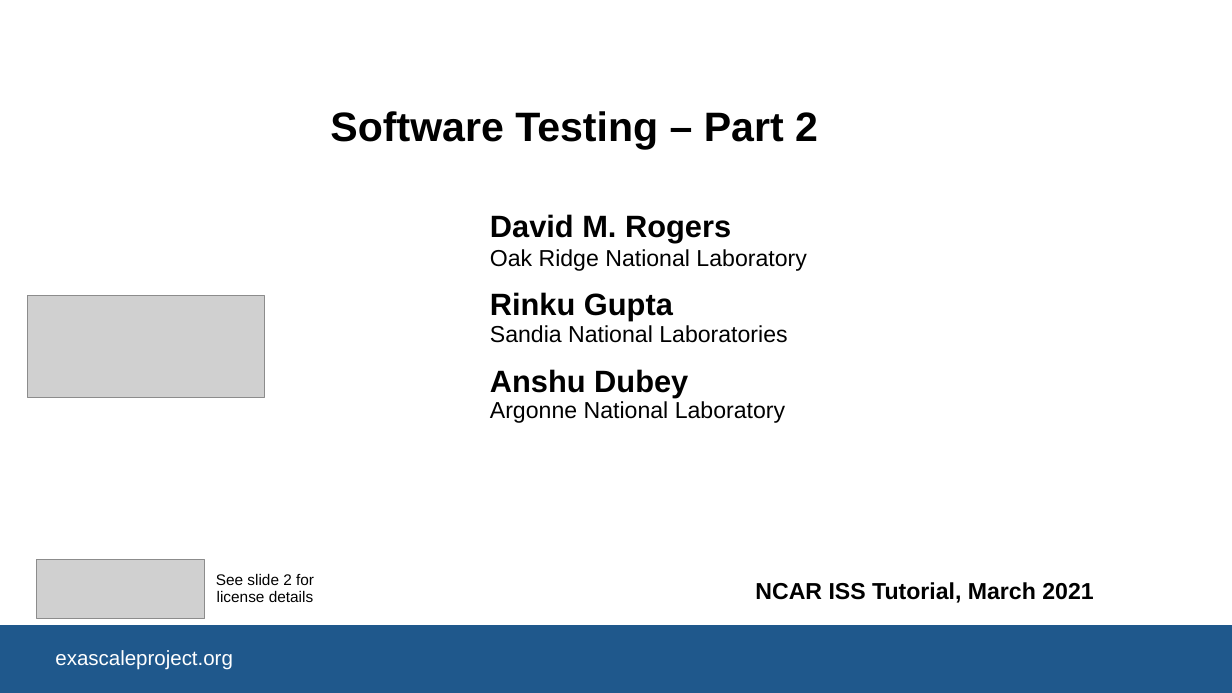
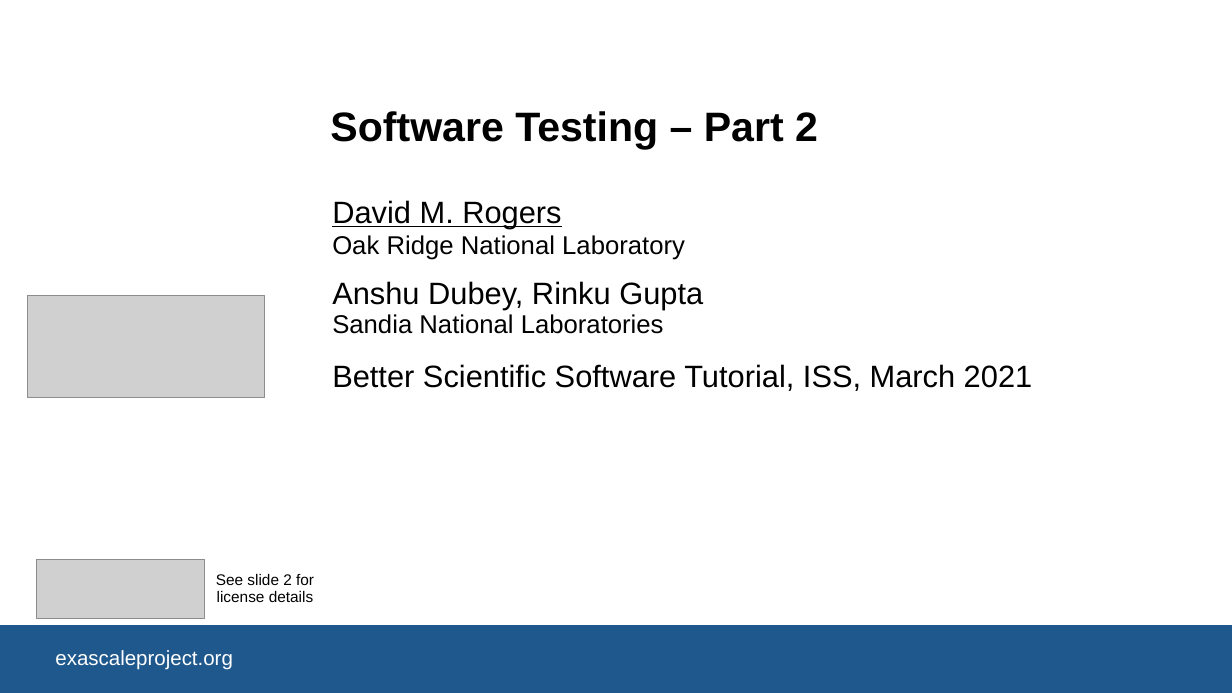
Before and after one commit to bssw-tutorial/presentations, a slide deck: slide 1 of final-presentations/2021-03-25-iss/06-testing2.pptx. Drawn at 1232x693 pixels with LibreOffice and Linux fonts; fonts in the diff are those of the drawing; grey boxes stand for pictures; background and template pictures are left out. Boxes give left, top, right and bottom in pixels: in the first picture for what was removed or moved away, otherwise in the second. Text is boxed around its words. In the diff, an @@ line names an element or a change of style, - is before the commit and + after.

Commit message:
Update DavidR's presentations.

```diff
--- a/final-presentations/2021-03-25-iss/06-testing2.pptx
+++ b/final-presentations/2021-03-25-iss/06-testing2.pptx
@@ subtitle "David M. Rogers Oak Ridge ...": place and size @@
-subtitle "David M. Rogers Oak Ridge ..." at (490,214,806,423)
+subtitle "David M. Rogers Oak Ridge ..." at (332,200,1033,391)
@@ subtitle at (332,200,685,260): size 18 to 20 pt in "Oak Ridge National Laboratory"; bold off, underline on in "David M. Rogers" @@
@@ subtitle at (332,281,1033,391): text changed; size 18 to 24 pt @@
-Rinku Gupta
-Sandia National Laboratories
-Anshu Dubey
-Argonne National Laboratory
+Anshu Dubey, Rinku Gupta
+Sandia National Laboratories
+Better Scientific Software Tutorial, ISS, March 2021
@@ text removed at (755,582,1093,603) @@
-NCAR ISS Tutorial, March 2021
```
Also in this commit, not shown: 1 other slide changed, 1 slide added.
